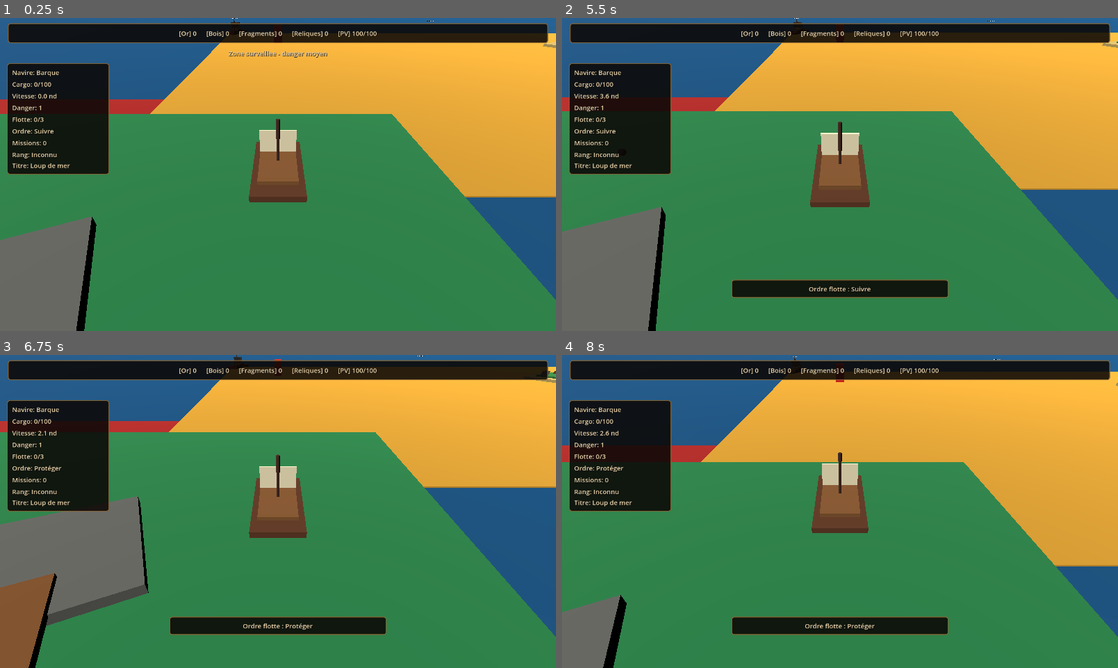
Above: before the commit, frames 1-4 (two rows, left to right).
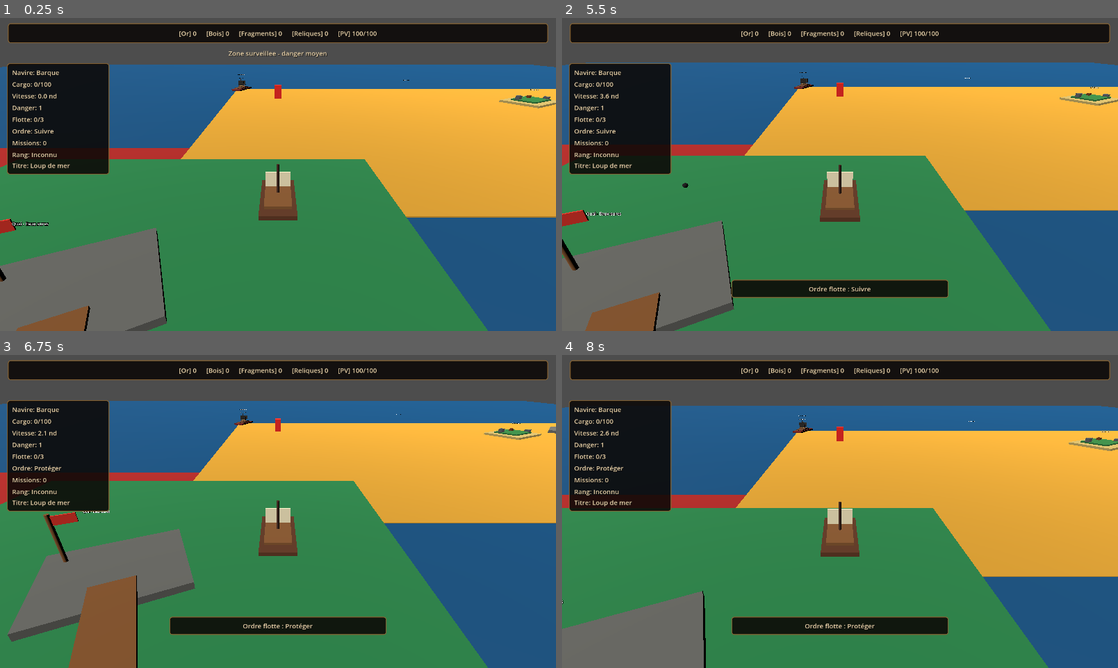
Above: after the commit, the same moments.

Repository: blou132/jeux-pirate
Game: Godot game, scene res://scenes/world/World.tscn
Two runs of this game, one before a commit and one after it. Both use one fixed random seed, a clock stepped at 60 frames per second and the inputs below.
Inputs (mouse positions are in pixels of both pictures, inside the frame that each line leads up to):
- Up to frame 1 (0.25 s): no input
- Up to frame 2 (5.5 s): tap Enter at 0.5, 2, 3.5 s; move the mouse to (962, 158) at 0.52 s; hold D 0.53-1.25 s; tap R at 0.6 s; click (962, 158) at 0.67 s; tap Space at 1.25, 2.75, 4.25 s; drag from (728, 190) to (812, 237) at 1.27 s; move the mouse to (895, 105) at 2.02 s; hold D 2.03-2.75 s; hold Q 2.03-2.75 s; drag from (812, 237) to (673, 127) at 2.77 s; move the mouse to (1006, 221) at 3.52 s; hold A 3.53-4.25 s; tap C at 3.6 s; drag from (673, 127) to (756, 96) at 4.27 s; move the mouse to (867, 174) at 5.02 s; hold S from 5.03 s (still down); tap F at 5.1 s; click (867, 174) at 5.17 s
- Up to frame 3 (6.75 s): release S at 5.75 s; drag from (194, 433) to (166, 527) at 5.77 s; move the mouse to (400, 495) at 6.52 s; hold W from 6.53 s (still down); tap H at 6.6 s
- Up to frame 4 (8 s): release W at 7.25 s; drag from (728, 527) to (812, 574) at 7.27 s

The runs differ from the first frame. In frame 1, 40% of the frame differs, in the area x 0-100%, y 0-100%; in frame 2, 41%; in frame 3, 47%; in frame 4, 39%.

Commit message:
fix: make locked camera follow behind boat

Diff:
--- a/scripts/camera/PlayerCamera.gd
+++ b/scripts/camera/PlayerCamera.gd
@@ -11,15 +11,15 @@
 @export var look_offset_sensitivity: float = 0.025
 @export var look_offset_max_distance: float = 12.0
 @export var look_offset_smoothing: float = 8.0
+@export var camera_distance: float = 16.0
+@export var camera_height: float = 10.0
+@export var look_at_height: float = 2.0
 @export var clamp_to_world_bounds: bool = true
 @export var fallback_world_limit: Vector2 = Vector2(112.0, 112.0)
 @export var world_bounds_padding: float = 4.0
 
 var _target: Node3D
 var _world_bounds: Node
-var _base_local_offset: Vector3
-var _base_pitch_degrees: float
-var _base_yaw_degrees: float
 var _current_zoom_factor: float = 1.0
 var _target_zoom_factor: float = 1.0
 var _current_look_offset: Vector3 = Vector3.ZERO
@@ -28,16 +28,13 @@
 
 
 func _ready() -> void:
-	_base_local_offset = position
-	_base_pitch_degrees = rotation_degrees.x
-	_base_yaw_degrees = rotation_degrees.y
 	_target = _find_follow_target()
 	_world_bounds = _find_world_bounds()
 	top_level = true
 
 	if _target != null:
 		global_position = _get_desired_position()
-		global_rotation = _get_desired_rotation()
+		_apply_look_at_rotation(1.0)
 
 
 func _process(delta: float) -> void:
@@ -56,7 +53,7 @@
 	_current_zoom_factor = lerpf(_current_zoom_factor, _target_zoom_factor, zoom_weight)
 	_current_look_offset = _current_look_offset.lerp(_target_look_offset, look_offset_weight)
 	global_position = global_position.lerp(_get_desired_position(), position_weight)
-	global_rotation = global_rotation.lerp(_get_desired_rotation(), rotation_weight)
+	_apply_look_at_rotation(rotation_weight)
 
 
 func _unhandled_input(event: InputEvent) -> void:
@@ -107,7 +104,11 @@
 
 
 func _get_desired_position() -> Vector3:
-	var desired_position: Vector3 = _target.global_position + (_base_local_offset * _current_zoom_factor) + _current_look_offset
+	var boat_back: Vector3 = _target.global_transform.basis.z.normalized()
+	var desired_position: Vector3 = _target.global_position
+	desired_position += boat_back * (camera_distance * _current_zoom_factor)
+	desired_position += Vector3.UP * camera_height
+	desired_position += _current_look_offset
 	return _clamp_to_world_bounds(desired_position)
 
 
@@ -187,12 +188,10 @@
 	return false
 
 
-func _get_desired_rotation() -> Vector3:
-	return Vector3(
-		deg_to_rad(_base_pitch_degrees),
-		deg_to_rad(_base_yaw_degrees),
-		0.0
-	)
+func _apply_look_at_rotation(weight: float) -> void:
+	var look_position: Vector3 = _target.global_position + (Vector3.UP * look_at_height)
+	var desired_transform: Transform3D = global_transform.looking_at(look_position, Vector3.UP)
+	global_transform.basis = global_transform.basis.slerp(desired_transform.basis, clampf(weight, 0.0, 1.0)).orthonormalized()
 
 
 func _get_smoothing_weight(smoothing: float, delta: float) -> float:
